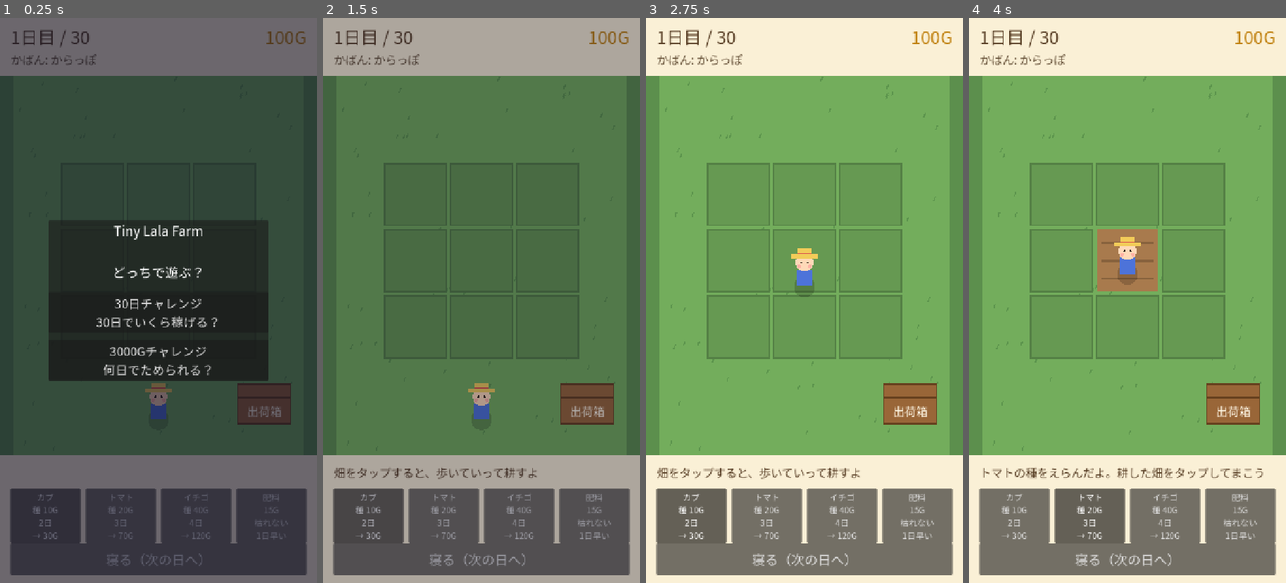
Above: before the commit, frames 1-4 (left to right).
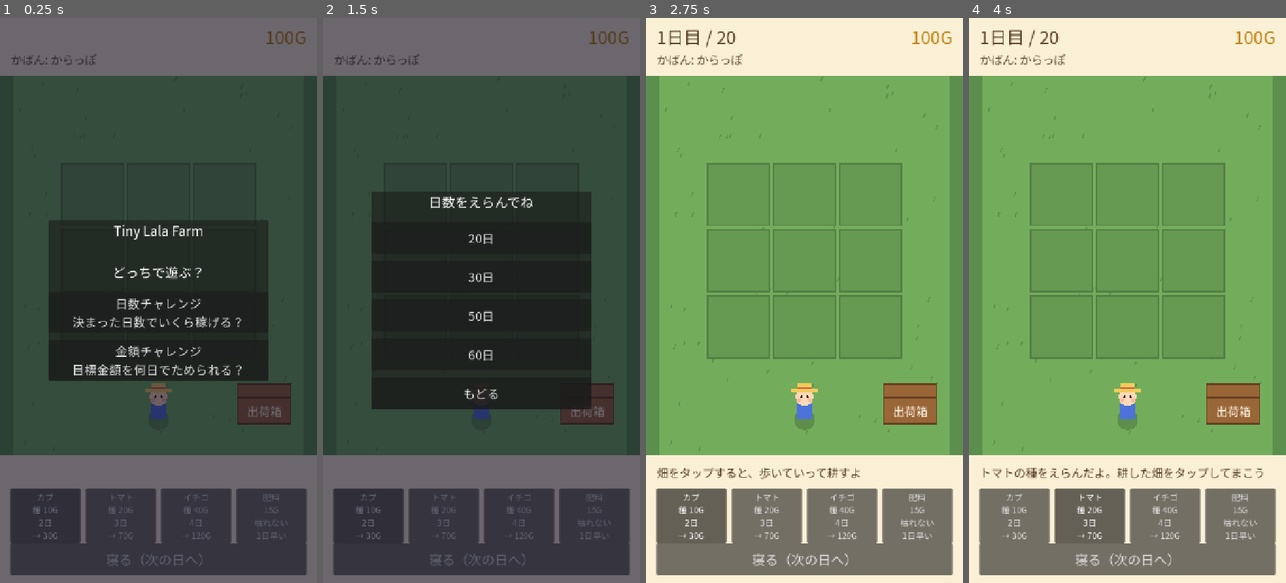
Above: after the commit, the same moments.

Repository: lalalalasuke-jpg/tiny-lala-farm
Game: Godot game, scene res://scenes/main.tscn
Two runs of this game, one before a commit and one after it. Both use one fixed random seed, a clock stepped at 60 frames per second and the inputs below.
Inputs (mouse positions are in pixels of both pictures, inside the frame that each line leads up to):
- Up to frame 1 (0.25 s): no input
- Up to frame 2 (1.5 s): click "寝る（次の日へ）" at 0.5 s; click (481, 311) at 1.25 s, where only the run before the commit has a clickable "30日チャレンジ 30日でいくら稼げる？"
- Up to frame 3 (2.75 s): click (804, 238) at 2 s, where only the run after the commit has a clickable "20日"
- Up to frame 4 (4 s): click "カブ 種 10G 2日 → 30G" at 2.75 s; click "トマト 種 20G 3日 → 70G" at 3.5 s

The runs differ from the first frame. In frame 1, 1.8% of the frame differs, in the area x 4-77%, y 2-64%; in frame 2, 98%, in the area x 0-100%, y 0-100%; in frame 3, 0.9%; in frame 4, 2.7%.

Commit message:
長さを選べるように（20/30/50/60日・3000/5000/10000G）＋ベスト記録の保存
Co-Authored-By: Claude Opus 5.5 <noreply@anthropic.com>

Diff:
--- a/scenes/main.gd
+++ b/scenes/main.gd
@@ -5,8 +5,9 @@
 #   （耕す → 種をまく → 水やり → 収穫）。収穫したものは出荷箱へ。寝ると次の日。
 # モードは2つ: 30日でいくら稼げるか（days）／3000Gを何日でためられるか（goal）
 
-const DAYS_LIMIT := 30
-const GOAL_MONEY := 3000
+const DAY_OPTIONS := [20, 30, 50, 60]  # 日数チャレンジの長さ
+const GOAL_OPTIONS := [3000, 5000, 10000]  # 金額チャレンジの目標
+const BEST_PATH := "user://best.cfg"  # ベスト記録（Web ではブラウザの中に保存される）
 const START_MONEY := 100
 const FERT_PRICE := 15
 const WITHER_WATERED := 0.05  # 水をあげた夜に枯れる確率
@@ -29,8 +30,11 @@
 
 # 「もう一回」でシーンを読み直しても残るように static にする。空ならタイトルから
 static var next_mode := ""
+static var next_limit := 0
 
 var mode := ""  # "days" か "goal"
+var limit := 0  # days なら日数、goal なら目標金額
+var best_path := BEST_PATH  # テストでは別のファイルに差し替える
 var day := 1
 var money := START_MONEY
 # 収穫して持っているもの／今日出荷箱に入れたもの（寝るとお金になる）。
@@ -68,18 +72,35 @@
 	_build_ui()
 	busy = true
 	if next_mode != "":
-		_start(next_mode)
+		_start(next_mode, next_limit)
 	else:
 		fade.color.a = 0.6
 		_refresh()
-		_show_popup("Tiny Lala Farm\n\nどっちで遊ぶ？", [
-			["%d日チャレンジ\n%d日でいくら稼げる？" % [DAYS_LIMIT, DAYS_LIMIT], _start.bind("days")],
-			["%dGチャレンジ\n何日でためられる？" % GOAL_MONEY, _start.bind("goal")],
-		])
-
-
-func _start(m: String) -> void:
+		_show_title()
+
+
+func _show_title() -> void:
+	_show_popup("Tiny Lala Farm\n\nどっちで遊ぶ？", [
+		["日数チャレンジ\n決まった日数でいくら稼げる？", _show_lengths.bind("days")],
+		["金額チャレンジ\n目標金額を何日でためられる？", _show_lengths.bind("goal")],
+	])
+
+
+func _show_lengths(m: String) -> void:
+	var buttons := []
+	for n in (DAY_OPTIONS if m == "days" else GOAL_OPTIONS):
+		var best := _load_best(m, n)
+		var label := "%d日" % n if m == "days" else "%dG" % n
+		if best > 0:
+			label += "　（ベスト %s）" % _format_score(m, best)
+		buttons.append([label, _start.bind(m, n)])
+	buttons.append(["もどる", _show_title])
+	_show_popup("日数をえらんでね" if m == "days" else "目標金額をえらんでね", buttons)
+
+
+func _start(m: String, n: int) -> void:
 	mode = m
+	limit = n
 	popup.visible = false
 	_refresh()
 	say("畑をタップすると、歩いていって耕すよ")
@@ -286,10 +307,10 @@
 		for id in withered:
 			w.append("%s×%d" % [CROPS[id].name, withered[id]])
 		text += "\n\n枯れちゃった: " + "  ".join(w)
-	if mode == "days" and day > DAYS_LIMIT:
-		_finish("%d日間おつかれさま！\n\n%s\n\nさいごの所持金\n%dG" % [DAYS_LIMIT, text, money])
-	elif mode == "goal" and money >= GOAL_MONEY:
-		_finish("%dG達成！\n\n%s\n\nかかった日数\n%d日" % [GOAL_MONEY, text, day - 1])
+	if mode == "days" and day > limit:
+		_finish("%d日間おつかれさま！\n\n%s\n\nさいごの所持金\n%dG" % [limit, text, money], money)
+	elif mode == "goal" and money >= limit:
+		_finish("%dG達成！\n\n%s\n\nかかった日数\n%d日" % [limit, text, day - 1], day - 1)
 	elif mode == "goal" and _stuck():
 		_finish("お金も作物もなくなっちゃった…\n\n%d日目 所持金 %dG" % [day, money])
 	else:
@@ -300,19 +321,53 @@
 	popup.visible = false
 	await _fade_to(0.0)
 	busy = false
-	if mode == "days" and day == DAYS_LIMIT:
+	if mode == "days" and day == limit:
 		say("今日が最終日！収穫したものは出荷箱へ")
 	else:
 		say("おはよう！水やりを忘れずにね")
 
 
-func _finish(text: String) -> void:
-	_show_popup(text, [["もう一回", _restart.bind(mode)], ["タイトルへ", _restart.bind("")]])
-
-
-func _restart(m: String) -> void:
+# score: days なら所持金（多いほどいい）、goal ならかかった日数（少ないほどいい）。-1 は記録なし
+func _finish(text: String, score := -1) -> void:
+	if score >= 0:
+		var best := _load_best(mode, limit)
+		var better := best <= 0 or (score > best if mode == "days" else score < best)
+		if better:
+			_save_best(mode, limit, score)
+			text += "\n\nベスト更新！" if best > 0 else "\n\nはじめての記録！"
+		else:
+			text += "\n\nベスト %s" % _format_score(mode, best)
+	_show_popup(text, [["もう一回", _restart.bind(mode, limit)], ["タイトルへ", _restart.bind("", 0)]])
+
+
+func _restart(m: String, n: int) -> void:
 	next_mode = m
+	next_limit = n
 	get_tree().reload_current_scene()
+
+
+# ---------------------------------------------------------------- ベスト記録
+
+func _best_key(m: String, n: int) -> String:
+	return "%s_%d" % [m, n]
+
+
+func _load_best(m: String, n: int) -> int:
+	var cfg := ConfigFile.new()
+	if cfg.load(best_path) != OK:
+		return 0
+	return cfg.get_value("best", _best_key(m, n), 0)
+
+
+func _save_best(m: String, n: int, score: int) -> void:
+	var cfg := ConfigFile.new()
+	cfg.load(best_path)  # 無ければ空のまま
+	cfg.set_value("best", _best_key(m, n), score)
+	cfg.save(best_path)
+
+
+func _format_score(m: String, score: int) -> String:
+	return "%dG" % score if m == "days" else "%d日" % score
 
 
 # これ以上どうやっても進めない（種が買えない・育つ作物も売る物もない）
@@ -339,9 +394,11 @@
 
 func _refresh() -> void:
 	if mode == "goal":
-		day_label.text = "%d日目　目標 %dG" % [day, GOAL_MONEY]
+		day_label.text = "%d日目　目標 %dG" % [day, limit]
+	elif mode == "days":
+		day_label.text = "%d日目 / %d" % [min(day, limit), limit]
 	else:
-		day_label.text = "%d日目 / %d" % [min(day, DAYS_LIMIT), DAYS_LIMIT]
+		day_label.text = ""
 	money_label.text = "%dG" % money
 	var items := []
 	for key in _sorted_keys(bag):
--- a/tools/screenshot.gd
+++ b/tools/screenshot.gd
@@ -1,6 +1,6 @@
 extends SceneTree
 # 見た目確認用: 少し遊んだ状態にしてスクショを保存する
-# 使い方: godot --path . --resolution 720x1280 --script res://tools/screenshot.gd -- <出力.png> [title|grow|result]
+# 使い方: godot --path . --resolution 720x1280 --script res://tools/screenshot.gd -- <出力.png> [title|lengths|grow|result]
 func _initialize() -> void:
 	_run.call_deferred()
 
@@ -11,8 +11,12 @@
 	var main = load("res://scenes/main.tscn").instantiate()
 	root.add_child(main)
 	await create_timer(0.2).timeout
-	if mode != "title":
-		main._start("goal" if mode == "grow" else "days")
+	if mode == "lengths":  # 長さえらび（result で保存したテスト用のベストが出る）
+		main.best_path = "user://test_best.cfg"
+		main._show_lengths("days")
+	elif mode != "title":
+		main.best_path = "user://test_best.cfg"
+		main._start("goal" if mode == "grow" else "days", 3000 if mode == "grow" else 30)
 		await create_timer(0.6).timeout
 		# 1日目: 9マス耕して、カブ3・トマト2・イチゴ1をまいて水やり
 		var plan := ["turnip", "turnip", "turnip", "tomato", "tomato", "strawberry", "", "", ""]
@@ -22,7 +26,7 @@
 				main.selected_seed = plan[i]
 				main._work(i)
 				main._work(i)
-		var days: int = 2 if mode == "grow" else main.DAYS_LIMIT
+		var days: int = 2 if mode == "grow" else 30
 		for d in days:
 			main._on_sleep_pressed()
 			await create_timer(0.5).timeout
--- a/tools/simulate.gd
+++ b/tools/simulate.gd
@@ -5,6 +5,8 @@
 # 使い方: godot --headless --path . --script res://tools/simulate.gd
 const MAIN := preload("res://scenes/main.gd")
 const RUNS := 300
+const DAYS := 30  # 日数チャレンジの長さ
+const GOAL := 3000  # 金額チャレンジの目標
 
 # 作戦: 9マスそれぞれに何をまくか、どの作物に肥料を使うか
 const PLANS := {
@@ -73,11 +75,11 @@
 				else:
 					p.growth += 1
 		money += earned
-		if day == MAIN.DAYS_LIMIT:
+		if day == DAYS:
 			money_at_30 = money
-		if goal_day == 0 and money >= MAIN.GOAL_MONEY:
+		if goal_day == 0 and money >= GOAL:
 			goal_day = day
-		if day >= MAIN.DAYS_LIMIT and goal_day > 0:
+		if day >= DAYS and goal_day > 0:
 			break
 	return [money_at_30, goal_day]
 
